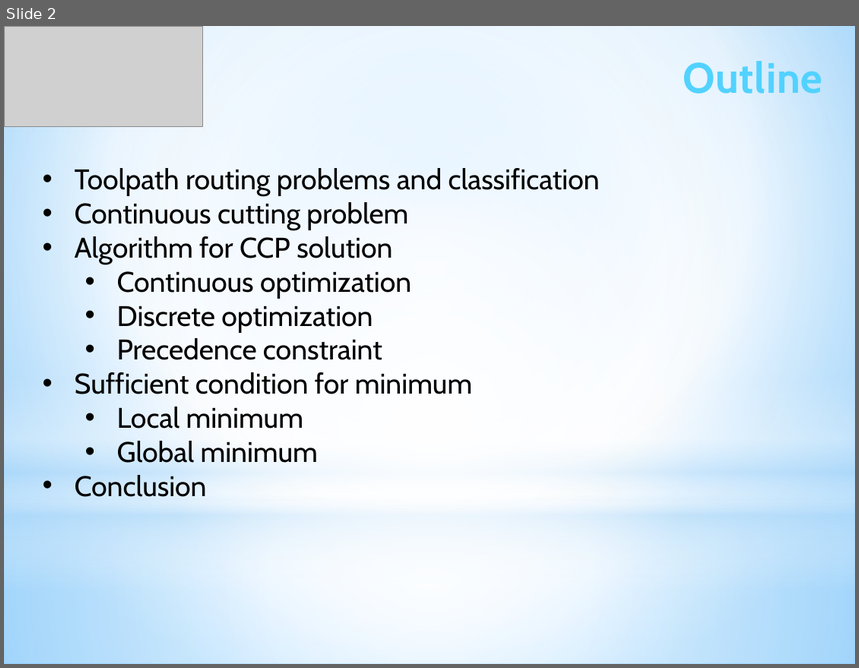
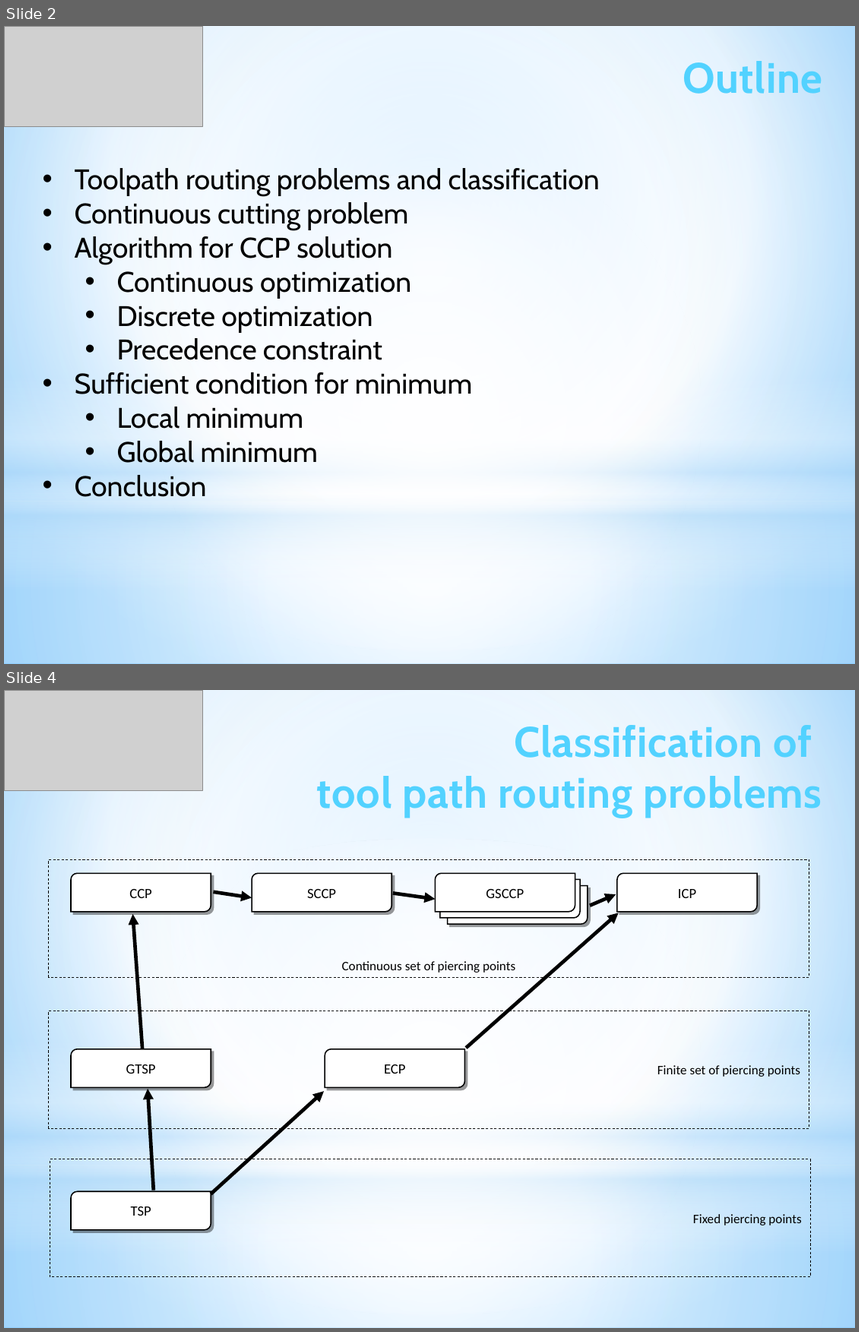
Before and after one commit to ukoloff/LaTeX, a slide deck: motor2019/pptx/Report.pptx. Shown one above the other, each under a label of ours: slide 2 before the commit, slides 2 and 4 after it; the slides between them are not shown. The pictures are 859x668 and 859x1332 pixels, drawn with LibreOffice and Linux fonts; fonts in the diff are those of the drawing; grey boxes stand for pictures. Boxes give left, top, right and bottom in pixels: in the first picture for what was removed or moved away, otherwise in the second. Text is boxed around its words. In the diff, an @@ line names an element or a change of style, - is before the commit and + after.

Commit message:
Add problem statement

```diff
--- a/motor2019/pptx/Report.pptx
+++ b/motor2019/pptx/Report.pptx
@@ slide 4 added at bbox=[4, 690, 855, 1328], background gradient #9ED5FF to #FFFFFF to #5BB9FF; not listed: 4 template elements that a slide beside it also shows @@
@@ picture added at bbox=[4, 690, 202, 791] @@
@@ text added at bbox=[317, 725, 823, 818], 36 pt, text gradient #52D2FF to #20A0CE, bold @@
+Classification of
+tool path routing problems
@@ group added at bbox=[48, 859, 811, 1277]: 9 freeform shapes, 7 arrows, 3 rectangles @@
+GSCCP
+GSCCP
+TSP
+GTSP
+CCP
+ECP
+SCCP
+ICP
+GSCCP
+Finite set of piercing points
+Fixed piercing points
+Continuous set of piercing points
```
Also in this commit, not shown: 6 other slides added.
